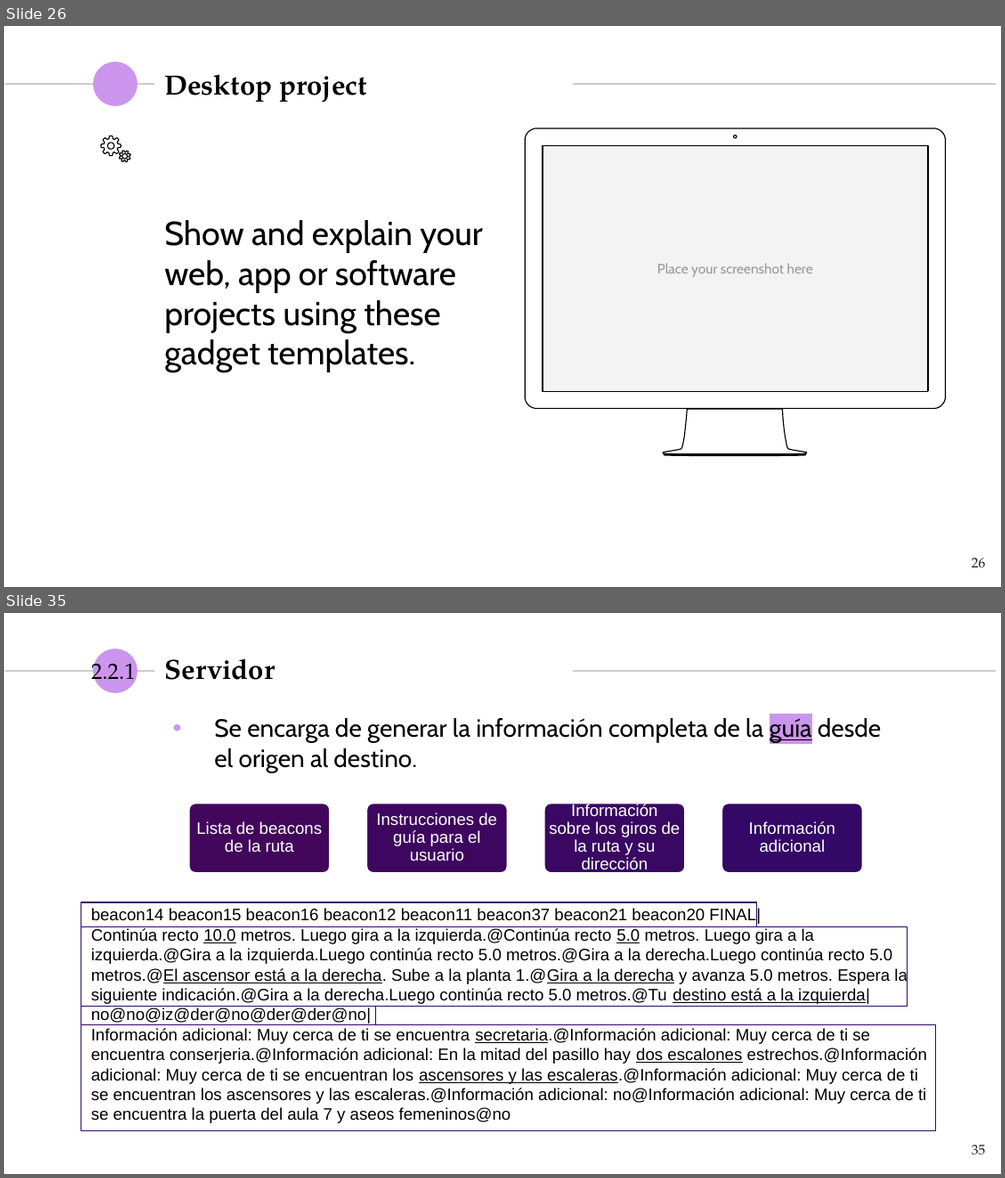
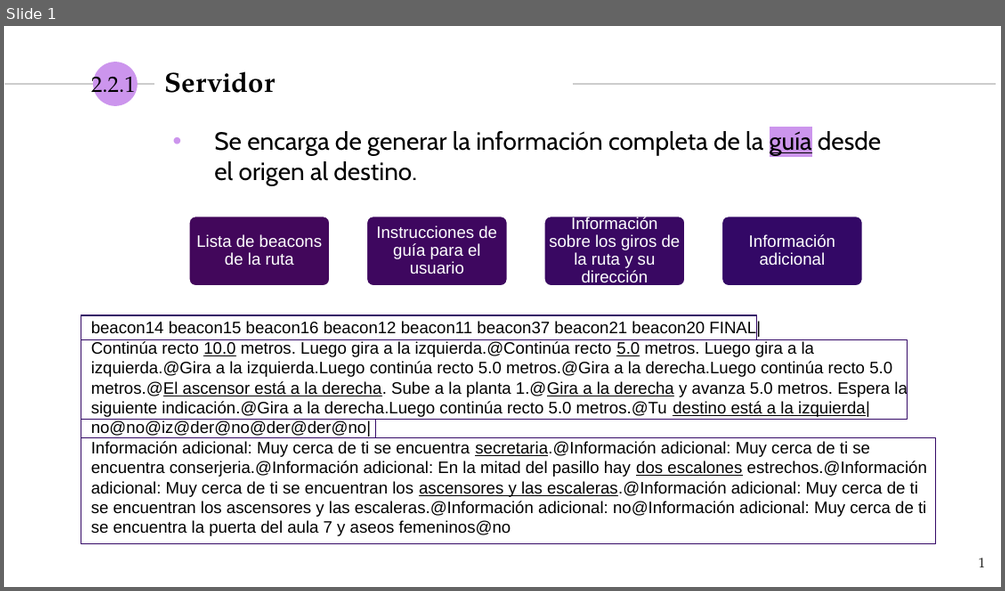
Before and after one commit to NILGroup/TFG-1920-DiscapacidadVisual, a slide deck: Defensa/Viola · SlidesCarnival_DiaposBelen.pptx. Shown one above the other, each under a label of ours: slides 26 and 35 before the commit, slide 1 after it; the slides between them are not shown. The pictures are 1005x1178 and 1005x591 pixels, drawn with LibreOffice and Linux fonts; fonts in the diff are those of the drawing. Boxes give left, top, right and bottom in pixels: in the first picture for what was removed or moved away, otherwise in the second. Text is boxed around its words. In the diff, an @@ line names an element or a change of style, - is before the commit and + after.

```diff
--- a/Defensa/Viola · SlidesCarnival_DiaposBelen.pptx
+++ b/Defensa/Viola · SlidesCarnival_DiaposBelen.pptx
@@ slide 26 removed at <box>4,26,1001,587</box>, background #FFFFFF; not listed: 3 template elements that a slide beside it also shows @@
@@ title removed at <box>164,74,367,103</box> @@
-Desktop project
@@ freeform shape removed at <box>526,128,946,456</box> @@
@@ freeform shape removed at <box>101,135,121,156</box> @@
@@ freeform shape removed at <box>120,151,130,161</box> @@
@@ rectangle removed at <box>542,145,927,392</box> @@
-Place your screenshot here
@@ text removed at <box>164,220,483,372</box> @@
-Show and explain your web, app or software projects using these gadget templates.
@@ page number removed at <box>971,557,986,568</box> @@
-26
@@ what was slide 35 is now slide 1 @@
@@ page number at <box>979,557,986,567</box>: text changed @@
-35
+1
```
Also in this commit, not shown: 2 slides changed, 33 other slides removed, 2 other files.
